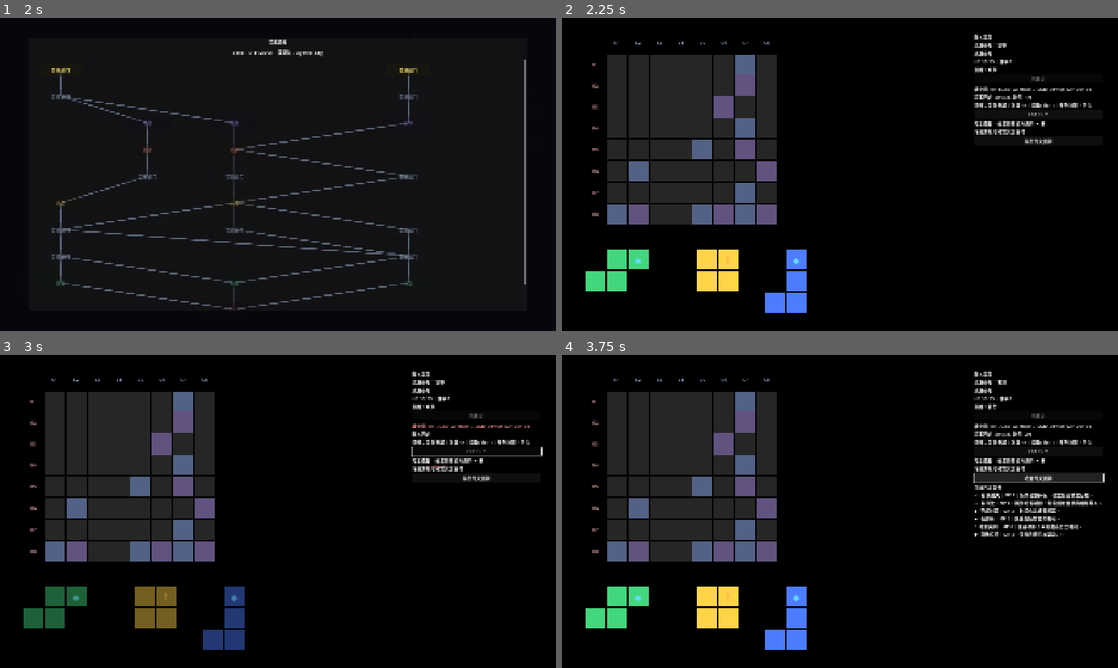
Above: before the commit, frames 1-4 (two rows, left to right).
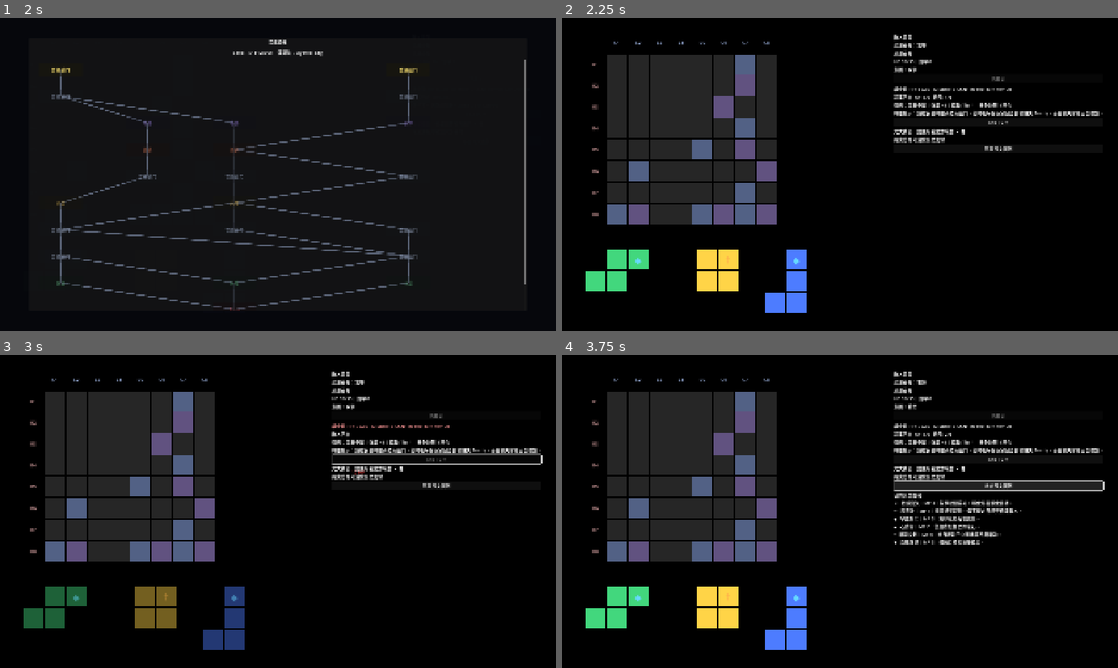
Above: after the commit, the same moments.

Repository: YM1247/arkham-grid
Game: Godot game, scene res://main.tscn
Same seed, same stepped clock (60 frames per second), same inputs: the game is played once before the commit and once after it.
Inputs:
- Up to frame 1 (2 s): click "End Turn" at 0.5 s; click "展開咒文圖例" at 1.25 s
- Up to frame 2 (2.25 s): click "普通戰鬥" at 2 s
- Up to frame 3 (3 s): click "End Turn" at 2.75 s
- Up to frame 4 (3.75 s): click "展開咒文圖例" at 3.5 s

Frame 1 is identical in both runs. In frame 2, 2.7% of the frame differs, in the area x 59-98%, y 5-44%; in frame 3, 3.2%; in frame 4, 6.8%, in the area x 59-98%, y 5-61%.

Commit message:
Add time-pressure tutorial and sanity cause tracking

Diff:
--- a/data/run_config.json
+++ b/data/run_config.json
@@ -4,6 +4,9 @@
   "runtime_seed_mode": "random",
   "editor_start_fresh": true,
   "run_history_limit": 20,
+  "tutorials": {
+    "battle_time_pressure": "時限提示：請在安全時限內結束戰鬥。超時後每個玩家回合都會損失 Sanity，而且損失會逐回合增加。"
+  },
   "difficulty_model": {
     "hp_weight": 0.35,
     "attack_weight": 2.0,
--- a/scripts/battle/battle_batch_simulator.gd
+++ b/scripts/battle/battle_batch_simulator.gd
@@ -128,6 +128,8 @@
 		"damage_blocked": 0,
 		"armor_gained": 0,
 		"sanity_spent": 0,
+		"sanity_loss_by_source": {},
+		"sanity_defeat_source": "",
 		"mp_spent": 0,
 		"spell_fizzles": 0,
 		"spells_triggered": 0,
@@ -158,6 +160,14 @@
 	var enemies := _create_enemies(encounter, enemy_definitions, stats)
 	var sanity_rules := SanityRuleEngine.new()
 	sanity_rules.configure(sanity_document, seed)
+	player.sanity_changed.connect(func(_entity: Entity, delta: int, source: String, _before: int, after: int):
+		if delta >= 0:
+			return
+		var source_key := sanity_rules.get_source_key(source)
+		stats.sanity_loss_by_source[source_key] = int(stats.sanity_loss_by_source.get(source_key, 0)) - delta
+		if after <= 0:
+			stats.sanity_defeat_source = source_key
+	)
 	_sync_sanity_rules(sanity_rules, player)
 	var trigger_history: Array[Dictionary] = []
 	var mp := int(player_config.get("mp", 70))
@@ -399,6 +409,7 @@
 		"player_hp_end": 0,
 		"player_sanity_end": 0,
 		"player_mp_end": 0,
+		"sanity_defeat_sources": {},
 	}
 	var survival_sum := {}
 	for turn in range(1, max_turns + 1):
@@ -407,7 +418,10 @@
 		match str(trial.outcome):
 			"victory": totals.victories = int(totals.victories) + 1
 			"hp_defeat": totals.hp_defeats = int(totals.hp_defeats) + 1
-			"sanity_defeat": totals.sanity_defeats = int(totals.sanity_defeats) + 1
+			"sanity_defeat":
+				totals.sanity_defeats = int(totals.sanity_defeats) + 1
+				var source_key := str(trial.get("sanity_defeat_source", "unknown"))
+				totals.sanity_defeat_sources[source_key] = int(totals.sanity_defeat_sources.get(source_key, 0)) + 1
 			_: totals.timeouts = int(totals.timeouts) + 1
 		for key in ["turns", "damage_dealt", "damage_taken", "damage_blocked", "armor_gained", "sanity_spent", "mp_spent", "s …(205 unchanged characters)…
 			totals[key] = int(totals[key]) + int(trial.get(key, 0))
@@ -426,6 +440,7 @@
 		"win_rate": float(totals.victories) / float(count),
 		"hp_defeats": int(totals.hp_defeats),
 		"sanity_defeats": int(totals.sanity_defeats),
+		"sanity_defeat_sources": totals.sanity_defeat_sources.duplicate(true),
 		"timeouts": int(totals.timeouts),
 		"average_turns": float(totals.turns) / float(count),
 		"average_damage_dealt": float(totals.damage_dealt) / float(count),
--- a/scripts/battle/battle_statistics.gd
+++ b/scripts/battle/battle_statistics.gd
@@ -15,6 +15,9 @@
 		"damage_blocked": 0,
 		"armor_gained": 0,
 		"sanity_spent": 0,
+		"sanity_loss_by_source": {},
+		"sanity_defeat_source": "",
+		"sanity_defeat_source_label": "",
 		"mp_spent": 0,
 		"spells_triggered": 0,
 		"spells_paid_with_sanity": 0,
--- a/scripts/battle_manager.gd
+++ b/scripts/battle_manager.gd
@@ -58,6 +58,7 @@
 var _battle_stats = BattleStatisticsScript.new()
 var sanity_rules = SanityRuleEngineScript.new()
 var sanity_history: Array[Dictionary] = []
+var _battle_sanity_history_start := 0
 var _last_sanity_message := ""
 var turn_limit := 0
 var time_pressure_sanity_base := 0
@@ -450,6 +451,7 @@
 	selected_enemy_index = 0
 	_trigger_history.clear()
 	_battle_stats.reset(_current_encounter_id)
+	_battle_sanity_history_start = sanity_history.size()
 	_battle_stats.values["turn_limit"] = turn_limit
 	_battle_stats.values["time_pressure_sanity"] = 0
 	_battle_stats.values["overdue_turns"] = 0
@@ -508,12 +510,24 @@
 	if tablet != null and tablet.has_method("set_placement_enabled"):
 		tablet.set_placement_enabled(false)
 	_update_all_status_labels()
-	var result := BattleResult.create(won, reason, _current_encounter_id, get_player_state(), _battle_stats.snapshot())
+	var statistics := _battle_stats.snapshot()
+	var battle_sanity_history: Array[Dictionary] = []
+	for index in range(_battle_sanity_history_start, sanity_history.size()):
+		battle_sanity_history.append(sanity_history[index])
+	statistics["sanity_loss_by_source"] = sanity_rules.summarize_losses(battle_sanity_history)
+	var final_reason := reason
+	if not won and player != null and player.sanity <= 0:
+		var depletion_source := sanity_rules.get_depletion_source(battle_sanity_history)
+		statistics["sanity_defeat_source"] = str(depletion_source.get("key", ""))
+		statistics["sanity_defeat_source_label"] = str(depletion_source.get("label", ""))
+		if not str(depletion_source.get("label", "")).is_empty():
+			final_reason = "Sanity 歸零（%s）" % depletion_source.get("label", "")
+	var result := BattleResult.create(won, final_reason, _current_encounter_id, get_player_state(), statistics)
 	battle_finished.emit(result)
 	if won:
 		battle_won.emit()
 	else:
-		battle_lost.emit(reason)
+		battle_lost.emit(final_reason)
 
 func _execute_spell_on_scope(spell: BattleItem, board_cell: Vector2i) -> void:
 	var context := BattleEffectContext.new()
--- a/scripts/data/content_registry.gd
+++ b/scripts/data/content_registry.gd
@@ -469,6 +469,9 @@
 		errors.append("run_config.editor_start_fresh 必須是布林值")
 	if int(config.get("run_history_limit", 0)) <= 0:
 		errors.append("run_config.run_history_limit 必須是正整數")
+	var tutorials = config.get("tutorials")
+	if not tutorials is Dictionary or str(tutorials.get("battle_time_pressure", "")).is_empty():
+		errors.append("run_config.tutorials.battle_time_pressure 必須是非空字串")
 	var time_pressure = config.get("difficulty_model", {}).get("time_pressure", {})
 	if not time_pressure is Dictionary:
 		errors.append("run_config.difficulty_model.time_pressure 必須是物件")
--- a/scripts/meta/meta_state.gd
+++ b/scripts/meta/meta_state.gd
@@ -1,7 +1,7 @@
 class_name MetaState
 extends Resource
 
-const SCHEMA_VERSION := 2
+const SCHEMA_VERSION := 3
 
 @export var shared_currency := 0
 @export var unlocked_profession_ids: Array[String] = []
@@ -11,6 +11,7 @@
 @export var runs_started := 0
 @export var runs_completed := 0
 @export var run_history: Array[Dictionary] = []
+@export var seen_tutorial_ids: Array[String] = []
 
 
 func to_dict() -> Dictionary:
@@ -24,6 +25,7 @@
 		"runs_started": runs_started,
 		"runs_completed": runs_completed,
 		"run_history": run_history.duplicate(true),
+		"seen_tutorial_ids": seen_tutorial_ids.duplicate(),
 	}
 
 
@@ -39,11 +41,23 @@
 		"sanity": maxi(int(summary.get("sanity", 0)), 0),
 		"mp": maxi(int(summary.get("mp", 0)), 0),
 		"finished_at_unix": maxi(int(summary.get("finished_at_unix", Time.get_unix_time_from_system())), 0),
+		"defeat_source": str(summary.get("defeat_source", "")),
 	}
 	run_history.append(normalized)
 	var overflow := run_history.size() - maxi(maximum_entries, 1)
 	for _index in range(maxi(overflow, 0)):
 		run_history.pop_front()
+
+
+func mark_tutorial_seen(id: String) -> bool:
+	if id.is_empty() or id in seen_tutorial_ids:
+		return false
+	seen_tutorial_ids.append(id)
+	return true
+
+
+func has_seen_tutorial(id: String) -> bool:
+	return id in seen_tutorial_ids
 
 
 func unlock_profession(id: String) -> bool:
@@ -78,6 +92,7 @@
 	state.runs_started = int(data.get("runs_started", 0))
 	state.runs_completed = int(data.get("runs_completed", 0))
 	state.run_history = _dictionaries(data.get("run_history", []))
+	state.seen_tutorial_ids = _strings(data.get("seen_tutorial_ids", []))
 	return state
 
 
@@ -92,6 +107,7 @@
 		"runs_started": 0,
 		"runs_completed": 0,
 		"run_history": [],
+		"seen_tutorial_ids": [],
 	})
 
 
--- a/scripts/run/run_pressure_simulator.gd
+++ b/scripts/run/run_pressure_simulator.gd
@@ -68,6 +68,7 @@
 	var overdue_turns := 0
 	var outcome := "route_incomplete"
 	var failed_encounter_id := ""
+	var sanity_defeat_source := ""
 	var enemy_index: Dictionary = content.indexes.get("enemies", {})
 	var intent_index: Dictionary = content.indexes.get("intents", {})
 	var mp_restore_per_node := maxi(int(run_config.get("mp_restore_per_node", 50)), 0)
@@ -120,10 +121,12 @@
 			"turn_limit": int(battle_result.get("turn_limit", 0)),
 			"overdue_turns": int(battle_result.get("overdue_turns", 0)),
 			"time_pressure_sanity": int(battle_result.get("time_pressure_sanity", 0)),
+			"sanity_defeat_source": str(battle_result.get("sanity_defeat_source", "")),
 		})
 		if str(battle_result.get("outcome", "")) != "victory":
 			outcome = str(battle_result.get("outcome", "invalid"))
 			failed_encounter_id = str(encounter.get("id", ""))
+			sanity_defeat_source = str(battle_result.get("sanity_defeat_source", ""))
 			break
 		battles_won += 1
 		if node_type == "boss":
@@ -163,6 +166,7 @@
 		"seed": seed,
 		"outcome": outcome,
 		"failed_encounter_id": failed_encounter_id,
+		"sanity_defeat_source": sanity_defeat_source,
 		"route_nodes": route.size(),
 		"battles_won": battles_won,
 		"battles_reached": battle_curve.size(),
@@ -260,6 +264,7 @@
 		"dead_boards": 0,
 		"time_pressure_sanity": 0,
 		"overdue_turns": 0,
+		"sanity_defeat_sources": {},
 	}
 	var maximum_battles := 0
 	for result in results:
@@ -267,7 +272,10 @@
 		match str(result.get("outcome", "invalid")):
 			"victory": totals.victories = int(totals.victories) + 1
 			"hp_defeat": totals.hp_defeats = int(totals.hp_defeats) + 1
-			"sanity_defeat": totals.sanity_defeats = int(totals.sanity_defeats) + 1
+			"sanity_defeat":
+				totals.sanity_defeats = int(totals.sanity_defeats) + 1
+				var source_key := str(result.get("sanity_defeat_source", "unknown"))
+				totals.sanity_defeat_sources[source_key] = int(totals.sanity_defeat_sources.get(source_key, 0)) + 1
 			"timeout": totals.timeouts = int(totals.timeouts) + 1
 			_: totals.invalid = int(totals.invalid) + 1
 		for key in ["battles_won", "battles_reached", "rests", "rewards_taken", "spells_taken", "special_blocks", "hp_end", "sanity_end", "mp_end", "board_placements", "dead_boards", "time_pressure_sanity", "overdue_turns"]:
@@ -309,6 +317,7 @@
 		"victory_rate": _ratio(int(totals.victories), count),
 		"hp_defeats": int(totals.hp_defeats),
 		"sanity_defeats": int(totals.sanity_defeats),
+		"sanity_defeat_sources": totals.sanity_defeat_sources.duplicate(true),
 		"timeouts": int(totals.timeouts),
 		"invalid_runs": int(totals.invalid),
 		"average_battles_won": float(totals.battles_won) / float(count),
--- a/scripts/run_manager.gd
+++ b/scripts/run_manager.gd
@@ -10,6 +10,7 @@
 const SaveGameServiceScript = preload("res://scripts/save/save_game_service.gd")
 const ProfileSaveServiceScript = preload("res://scripts/save/profile_save_service.gd")
 const RunSeedPolicyScript = preload("res://scripts/run/run_seed_policy.gd")
+const TIME_PRESSURE_TUTORIAL_ID := "battle_time_pressure"
 
 @export var battle_manager_path: NodePath
 @export var tablet_path: NodePath
@@ -426,6 +427,7 @@
 			"sanity": run_state.sanity,
 			"mp": run_state.mp,
 			"finished_at_unix": int(Time.get_unix_time_from_system()),
+			"defeat_source": _get_latest_defeat_source() if not victory else "",
 		}, int(content.get_document("run_config").get("run_history_limit", 20)))
 		if not profile_service.save_meta(meta_state):
 			push_warning("無法更新 Meta Run 紀錄：%s" % profile_service.last_error)
@@ -452,7 +454,12 @@
 		content.get_document("run_config").get("difficulty_model", {}),
 		{"node_depth": int(current_node.get("floor", 0))}
 	)
-	_set_result_text("遭遇：%s｜強度 %d｜獎勵 Tier %d｜安全時限 %d 回合" % [str(encounter.get("name", "未知遭遇")), int(current_difficulty.get("strength", 0)), int(current_difficulty.get("reward_tier", 1)), int(current_difficulty.get("turn_limit", 0))])
+	var encounter_status := "遭遇：%s｜強度 %d｜獎勵 Tier %d｜安全時限 %d 回合" % [str(encounter.get("name", "未知遭遇")), int(current_difficulty.get("strength", 0)), int(current_difficulty.get("reward_tier", 1)), int(current_difficulty.get("turn_limit", 0))]
+	if int(current_difficulty.get("turn_limit", 0)) > 0 and not meta_state.has_seen_tutorial(TIME_PRESSURE_TUTORIAL_ID):
+		encounter_status += "\n%s" % str(content.get_document("run_config").get("tutorials", {}).get(TIME_PRESSURE_TUTORIAL_ID, ""))
+		if meta_state.mark_tutorial_seen(TIME_PRESSURE_TUTORIAL_ID) and not profile_service.save_meta(meta_state):
+			push_warning("無法保存教學進度：%s" % profile_service.last_error)
+	_set_result_text(encounter_status)
 	battle_manager.start_from_input(BattleStartInput.create(encounter_id, encounter_enemies, run_state, content.get_entries("intents"), current_difficulty))
 
 func _on_battle_won() -> void:
@@ -488,6 +495,12 @@
 		_on_battle_won()
 	else:
 		_on_battle_lost(result.reason)
+
+
+func _get_latest_defeat_source() -> String:
+	if _latest_report_index < 0 or _latest_report_index >= run_state.battle_reports.size():
+		return ""
+	return str(run_state.battle_reports[_latest_report_index].get("sanity_defeat_source", ""))
 
 func _show_reward_choices() -> void:
 	if reward_panel != null:
--- a/scripts/sanity/sanity_rule_engine.gd
+++ b/scripts/sanity/sanity_rule_engine.gd
@@ -138,8 +138,36 @@
 
 
 func get_source_label(source: String) -> String:
-	var prefix := source.get_slice(":", 0)
-	return str(document.get("source_labels", {}).get(prefix, source))
+	return str(document.get("source_labels", {}).get(get_source_key(source), source))
+
+
+func get_source_key(source: String) -> String:
+	return source.get_slice(":", 0)
+
+
+func summarize_losses(history: Array[Dictionary]) -> Dictionary:
+	var result := {}
+	for entry in history:
+		var delta := int(entry.get("delta", 0))
+		if delta >= 0:
+			continue
+		var source_key := get_source_key(str(entry.get("source", "unknown")))
+		result[source_key] = int(result.get(source_key, 0)) - delta
+	return result
+
+
+func get_depletion_source(history: Array[Dictionary]) -> Dictionary:
+	for index in range(history.size() - 1, -1, -1):
+		var entry: Dictionary = history[index]
+		if int(entry.get("delta", 0)) >= 0 or int(entry.get("after", 1)) > 0:
+			continue
+		var source := str(entry.get("source", "unknown"))
+		return {
+			"source": source,
+			"key": get_source_key(source),
+			"label": get_source_label(source),
+		}
+	return {"source": "", "key": "", "label": ""}
 
 
 func _desired_effect_count(sanity: int) -> int:
--- a/scripts/save/profile_save_service.gd
+++ b/scripts/save/profile_save_service.gd
@@ -71,7 +71,7 @@
 	for key in ["shared_currency", "runs_started", "runs_completed"]:
 		if not _is_integer(payload.get(key)) or int(payload.get(key, -1)) < 0:
 			errors.append("meta.%s 必須是非負整數" % key)
-	for key in ["unlocked_profession_ids", "unlocked_block_ids", "unlocked_spell_ids", "achievement_ids"]:
+	for key in ["unlocked_profession_ids", "unlocked_block_ids", "unlocked_spell_ids", "achievement_ids", "seen_tutorial_ids"]:
 		_validate_unique_string_array(payload, key, errors)
 	if payload.get("unlocked_profession_ids") is Array and payload.get("unlocked_profession_ids").is_empty():
 		errors.append("meta.unlocked_profession_ids 不可為空")
@@ -179,6 +179,12 @@
 			1:
 				payload["run_history"] = []
 				version = 2
+			2:
+				payload["seen_tutorial_ids"] = []
+				for summary in payload.get("run_history", []):
+					if summary is Dictionary:
+						summary["defeat_source"] = str(summary.get("defeat_source", ""))
+				version = 3
 			_:
 				return {"ok": false, "error": "缺少 MetaState %d 的遷移器" % version}
 		payload["schema_version"] = version
@@ -254,6 +260,8 @@
 		errors.append("meta.run_history[%d].victory 必須是布林值" % index)
 	if not value.get("reason") is String or str(value.get("reason", "")).is_empty():
 		errors.append("meta.run_history[%d].reason 必須是非空字串" % index)
+	if not value.get("defeat_source") is String:
+		errors.append("meta.run_history[%d].defeat_source 必須是字串" % index)
 	for key in ["completed_nodes", "battles_won", "currency", "hp", "sanity", "mp", "finished_at_unix"]:
 		if not _is_integer(value.get(key)) or int(value.get(key, -1)) < 0:
 			errors.append("meta.run_history[%d].%s 必須是非負整數" % [index, key])
--- a/tests/test_runner.gd
+++ b/tests/test_runner.gd
@@ -257,11 +257,13 @@
 	meta.shared_currency = 25
 	meta.runs_started = 2
 	meta.record_run({"seed": 111, "victory": false, "reason": "測試敗北", "completed_nodes": 2, "battles_won": 1, "currency": 4, "hp": 0, "sanity": 30, "mp": 5, "finished_at_unix": 100}, 1)
-	meta.record_run({"seed": 222, "victory": true, "reason": "測試勝利", "completed_nodes": 10, "battles_won": 7, "currency": 20, "hp": 12, "sanity": 18, "mp": 3, "finished_at_unix": 200}, 1)
+	meta.record_run({"seed": 222, "victory": true, "reason": "測試勝利", "completed_nodes": 10, "battles_won": 7, "currency": 20, "hp": 12, "sanity": 18, "mp": 3, "finished_at_unix": 200, "defeat_source": ""}, 1)
+	_expect(meta.mark_tutorial_seen("battle_time_pressure") and not meta.mark_tutorial_seen("battle_time_pressure"), "首次教學紀錄應只新增一次")
 	_expect(service.save_meta(meta), "Meta 進度應可獨立保存：%s" % service.last_error)
 	var loaded_meta: Dictionary = service.load_meta()
 	_expect(loaded_meta.get("ok", false) and loaded_meta.state.shared_currency == 25 and loaded_meta.state.runs_started == 2, "Meta round-trip 應保留共享貨幣與 Run 統計")
 	_expect(loaded_meta.get("ok", false) and loaded_meta.state.run_history.size() == 1 and loaded_meta.state.run_history[0].seed == 222, "Meta 應保存有上限的近期 Run 摘要")
+	_expect(loaded_meta.get("ok", false) and loaded_meta.state.has_seen_tutorial("battle_time_pressure"), "Meta 應跨 Run 保存已顯示的教學")
 	var legacy_meta := meta.to_dict()
 	legacy_meta["schema_version"] = 1
 	legacy_meta.erase("run_history")
@@ -270,7 +272,18 @@
 		legacy_meta_file.store_string(JSON.stringify(legacy_meta))
 		legacy_meta_file = null
 	var migrated_meta: Dictionary = service.load_meta()
-	_expect(migrated_meta.get("ok", false) and migrated_meta.get("migrated", false) and migrated_meta.state.run_history.is_empty(), "MetaState v1 應遷移至含 Run 歷史的 v2")
+	_expect(migrated_meta.get("ok", false) and migrated_meta.get("migrated", false) and migrated_meta.state.run_history.is_empty() and migrated_meta.state.seen_tutorial_ids.is_empty(), "MetaState v1 應連續遷移至含 Run 歷史與教學進度的 v3")
+	var version_two_meta := meta.to_dict()
+	version_two_meta["schema_version"] = 2
+	version_two_meta.erase("seen_tutorial_ids")
+	for summary in version_two_meta.run_history:
+		summary.erase("defeat_source")
+	var version_two_file := FileAccess.open(service.get_primary_path("meta"), FileAccess.WRITE)
+	if version_two_file != null:
+		version_two_file.store_string(JSON.stringify(version_two_meta))
+		version_two_file = null
+	var migrated_version_two: Dictionary = service.load_meta()
+	_expect(migrated_version_two.get("ok", false) and migrated_version_two.get("migrated", false) and migrated_version_two.state.run_history[0].defeat_source == "", "MetaState v2 應為既有歷史補上死因並遷移至 v3")
 	var invalid_settings := settings.to_dict()
 	invalid_settings.master_volume = 1.5
 	_expect(not service.validate_settings_payload(invalid_settings).is_empty(), "設定驗證應拒絕超出範圍的音量")
@@ -280,6 +293,9 @@
 	invalid_meta = meta.to_dict()
 	invalid_meta.run_history[0].erase("reason")
 	_expect(not service.validate_meta_payload(invalid_meta).is_empty(), "Meta 驗證應拒絕缺少結束原因的 Run 摘要")
+	invalid_meta = meta.to_dict()
+	invalid_meta.seen_tutorial_ids.append("battle_time_pressure")
+	_expect(not service.validate_meta_payload(invalid_meta).is_empty(), "Meta 驗證應拒絕重複的教學進度 ID")
 	for kind in ["settings", "meta"]:
 		for path in [service.get_primary_path(kind), service.get_backup_path(kind), service.get_temp_path(kind)]:
 			if FileAccess.file_exists(path):
@@ -553,6 +569,15 @@
 	player.spend_sanity(6, "enemy_intent:sanity_attack")
 	_expect(record.source == "enemy_intent:sanity_attack", "統一 Sanity 介面應保留敵人意圖來源")
 	_expect(rules.get_source_label("spell:fallback:pistol") == "咒文", "MP 不足的 Sanity 代付應使用可讀的咒文來源標籤")
+	var loss_history: Array[Dictionary] = [
+		{"source": "spell:fallback:pistol", "delta": -3, "after": 4},
+		{"source": "battle_time:encounter_01", "delta": -4, "after": 0},
+		{"source": "rest:boss_rest", "delta": 5, "after": 5},
+	]
+	var losses := rules.summarize_losses(loss_history)
+	var depletion := rules.get_depletion_source(loss_history)
+	_expect(losses == {"spell": 3, "battle_time": 4}, "Sanity 統計應依來源前綴彙總實際損失")
+	_expect(depletion.key == "battle_time" and depletion.label == "戰鬥超時", "Sanity 歸零應記錄最後致死來源與可讀標籤")
 	player.free()
 	var simulation: Dictionary = registry.get_document("sanity").get("simulation", {})
 	var before_rest := 70 - int(simulation.get("dead_boards_per_run", 1)) * 10 - int(simulation.get("enemy_sanity_hits_per_run", 2)) * int(simulation.get("enemy_sanity_hit", 4)) - int(simulation.get("time_pressure_sanity_per_run", 0))
@@ -726,6 +751,7 @@
 	_expect(outcomes == 2, "戰鬥批次每次試驗都應歸入勝利、HP／Sanity 失敗或超時")
 	_expect(report.get("enemy_survival_curve", []).size() == 4, "敵人存活曲線應覆蓋指定最大回合數")
 	_expect(report.has("average_mp_spent") and report.has("average_spell_fizzles"), "戰鬥批次應量測咒文 MP 消耗與不足失敗")
+	_expect(report.has("sanity_defeat_sources"), "戰鬥批次應輸出 Sanity 死因分項")
 
 	var manager := preload("res://scripts/battle_manager.gd").new()
 	manager.player = _make_entity("MP 測試玩家", 40, 70)
@@ -748,6 +774,16 @@
 	manager._battle_stats.values.turns = 3
 	manager._apply_time_pressure_if_needed()
 	_expect(manager.player.sanity == 61 and int(manager._battle_stats.values.get("time_pressure_sanity", 0)) == 6 and int(manager._battle_stats.values.get("overdue_turns", 0)) == 2, "超過戰鬥時限後應每回合以 2、4…加速扣除 Sanity")
+	manager.sanity_history = [{"source": "battle_time:mp_test", "source_label": "戰鬥超時", "delta": -2, "before": 2, "after": 0, "active_effect_ids": []}]
+	manager._battle_sanity_history_start = 0
+	manager.player.sanity = 0
+	manager.battle_active = true
+	var captured_result := {}
+	manager.battle_finished.connect(func(result: BattleResult): captured_result["value"] = result)
+	manager._finish_battle(false, "Sanity 歸零")
+	var defeat_result := captured_result.get("value") as BattleResult
+	_expect(defeat_result != null and defeat_result.reason == "Sanity 歸零（戰鬥超時）", "Sanity 敗北結算應顯示實際致死來源")
+	_expect(defeat_result != null and defeat_result.statistics.get("sanity_defeat_source") == "battle_time" and defeat_result.statistics.get("sanity_loss_by_source") == {"battle_time": 2}, "戰鬥報告應保存 Sanity 死因與分項損失")
 	manager.player.free()
 	manager.enemy.free()
 	manager.free()
@@ -920,6 +956,8 @@
 	_expect(run_manager.flow.current_state == run_manager.flow.State.MAP, "新 Run 應先進入地圖選擇")
 	var first_node_id: String = run_manager.run_state.available_node_ids[0]
 	_expect(run_manager.select_map_node(first_node_id), "玩家應可選擇生成地圖的起點")
+	_expect(run_manager.meta_state.has_seen_tutorial("battle_time_pressure"), "第一次進入限時戰鬥應顯示並保存時限教學")
+	_expect(run_manager.result_label.text.contains("時限提示"), "首次時限教學應以非阻斷文字顯示在戰鬥資訊區")
 	var entry_save: Dictionary = run_manager.save_service.load_run()
 	_expect(entry_save.get("ok", false) and entry_save.state.flow_state == run_manager.flow.State.NODE and entry_save.state.current_node_id == first_node_id, "節點入口存檔應鎖定已選節點，不允許退回地圖重選")
 	_expect(run_manager.continue_autosave() and run_manager.flow.current_state == run_manager.flow.State.BATTLE and run_manager.run_state.current_node_id == first_node_id, "讀取節點入口存檔時應重啟同一已鎖定節點")
--- a/tools/analyze_gameplay.gd
+++ b/tools/analyze_gameplay.gd
@@ -28,6 +28,7 @@
 		"runs": 0, "victories": 0.0, "hp_defeats": 0, "sanity_defeats": 0, "timeouts": 0,
 		"hp": 0.0, "sanity": 0.0, "mp": 0.0, "battles": 0.0, "special_blocks": 0.0, "dead_boards": 0.0,
 		"time_pressure_sanity": 0.0, "overdue_turns": 0.0,
+		"sanity_defeat_sources": {},
 	}
 	print("MULTI-SEED FULL RUN ANALYSIS")
 	for seed in SEEDS:
@@ -49,6 +50,7 @@
 		totals.dead_boards += float(report.average_dead_boards) * RUNS_PER_SEED
 		totals.time_pressure_sanity += float(report.average_time_pressure_sanity) * RUNS_PER_SEED
 		totals.overdue_turns += float(report.average_overdue_turns) * RUNS_PER_SEED
+		_merge_counts(totals.sanity_defeat_sources, report.sanity_defeat_sources)
 	print("aggregate runs=%d win=%.1f%% hp/san/timeout=%d/%d/%d avg_hp/san/mp=%.1f/%.1f/%.1f battles=%.2f special=%.2f dead=%.2f" % [
 		totals.runs, 100.0 * totals.victories / totals.runs, totals.hp_defeats, totals.sanity_defeats, totals.timeouts,
 		totals.hp / totals.runs, totals.sanity / totals.runs, totals.mp / totals.runs, totals.battles / totals.runs,
@@ -58,6 +60,7 @@
 		totals.time_pressure_sanity / totals.runs,
 		totals.overdue_turns / totals.runs,
 	])
+	print("aggregate sanity_defeat_sources=%s" % totals.sanity_defeat_sources)
 	print("MULTI-SEED ENCOUNTER ANALYSIS")
 	for seed in SEEDS:
 		var report: Dictionary = battle_simulator.simulate(
@@ -76,3 +79,8 @@
 		print("seed=%d | %s" % [seed, " | ".join(parts)])
 	print("MULTI-SEED GAMEPLAY ANALYSIS OK")
 	quit(0)
+
+
+func _merge_counts(target: Dictionary, source: Dictionary) -> void:
+	for key in source:
+		target[key] = int(target.get(key, 0)) + int(source[key])
--- a/tools/simulate_battles.gd
+++ b/tools/simulate_battles.gd
@@ -61,6 +61,7 @@
 			float(encounter.average_time_pressure_sanity),
 			float(encounter.average_overdue_turns),
 		])
+		print("  Sanity 死因：%s" % encounter.sanity_defeat_sources)
 		print("  傷害 dealt/taken/blocked：%.1f/%.1f/%.1f｜護甲：%.1f｜Sanity 消耗：%.1f" % [
 			float(encounter.average_damage_dealt),
 			float(encounter.average_damage_taken),
--- a/tools/simulate_runs.gd
+++ b/tools/simulate_runs.gd
@@ -47,6 +47,7 @@
 		float(report.average_overdue_turns),
 		float(report.average_time_pressure_sanity),
 	])
+	print("- Sanity 死因：%s" % report.sanity_defeat_sources)
 	for point in report.pressure_curve:
 		print("  戰鬥 %d｜抵達 %.1f%%｜抵達後勝率 %.1f%%｜戰後 HP/SAN/MP %.1f/%.1f/%.1f｜回合 %.2f" % [
 			int(point.battle),
Not shown, changed: Codex/TODO.md
Not shown, changed: docs/ARCHITECTURE.md
Not shown, changed: docs/BALANCE_LOG.md
Not shown, changed: docs/DEVELOPMENT_LOG.md
Not shown, changed: docs/GAMEPLAY_AUDIT_2026-09-09.md
Not shown, changed: docs/OPEN_QUESTIONS.md
Not shown, changed: docs/PROJECT_ROADMAP.md
Not shown, changed: docs/RUN_FLOW.md
Not shown, changed: docs/SANITY_SYSTEM.md
